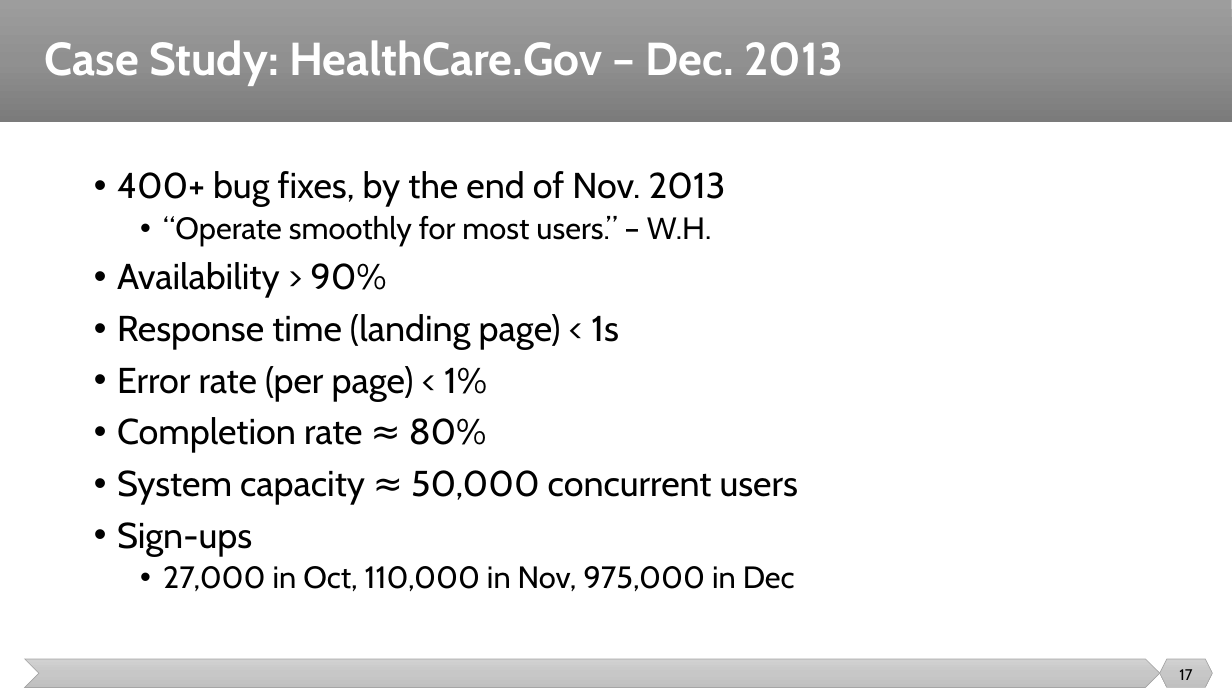
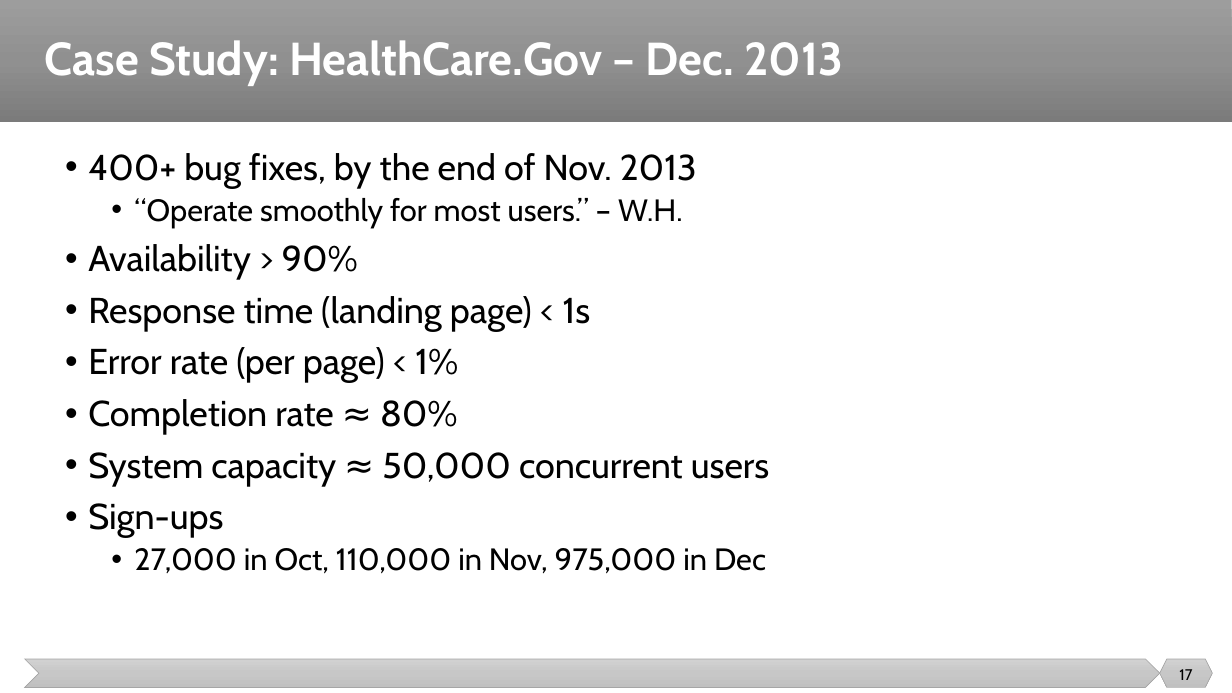
Before and after one commit to malenezi/malenezi, a slide deck: slide 17 of SE401/Lectures/2-Software Quality/Software Quality.pptx. Drawn at 1232x693 pixels with LibreOffice and Linux fonts; fonts in the diff are those of the drawing. Boxes give left, top, right and bottom in pixels: in the first picture for what was removed or moved away, otherwise in the second. Text is boxed around its words. In the diff, an @@ line names an element or a change of style, - is before the commit and + after.

```diff
--- a/SE401/Lectures/2-Software Quality/Software Quality.pptx
+++ b/SE401/Lectures/2-Software Quality/Software Quality.pptx
@@ text "400+ bug fixes, by the ...": place and size @@
-text "400+ bug fixes, by the ..." at <box>117,171,798,591</box>
+text "400+ bug fixes, by the ..." at <box>88,153,769,573</box>
```
Also in this commit, not shown: 1 other slide changed.
